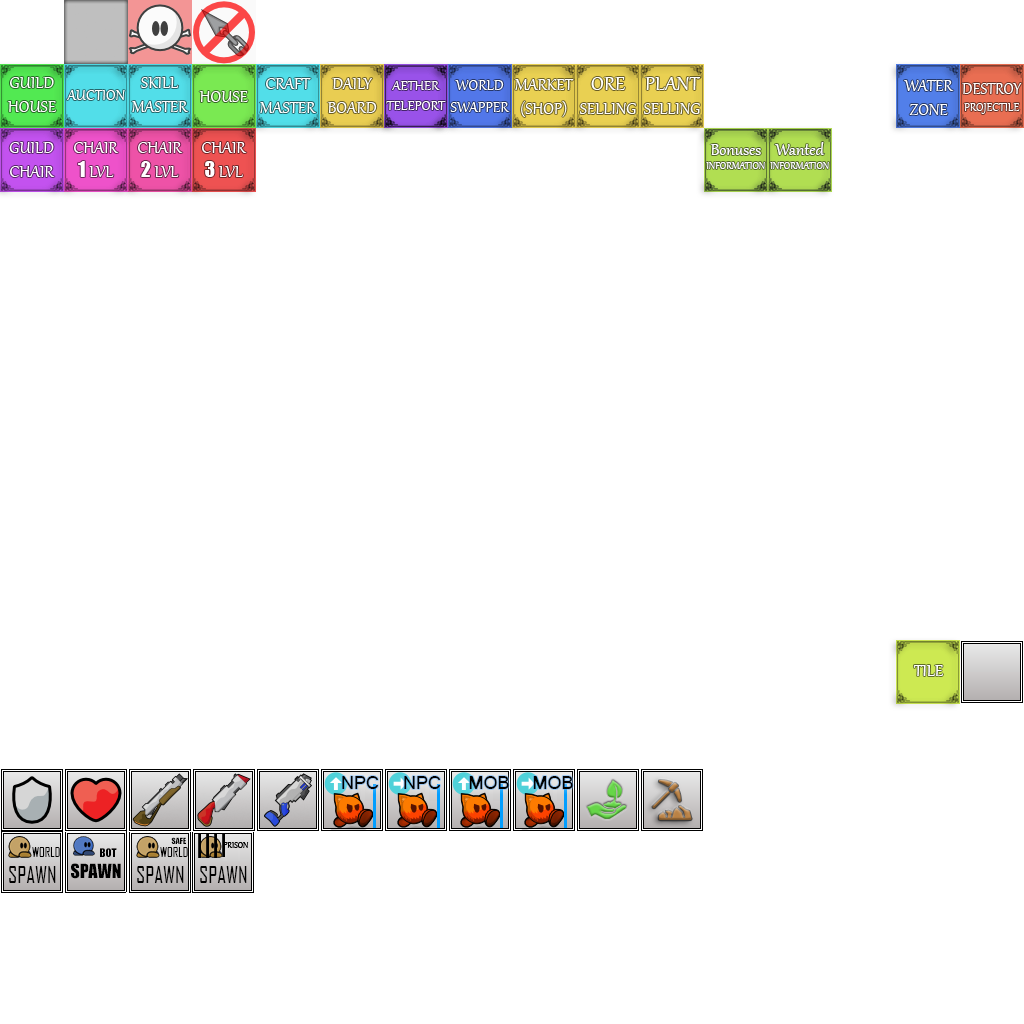
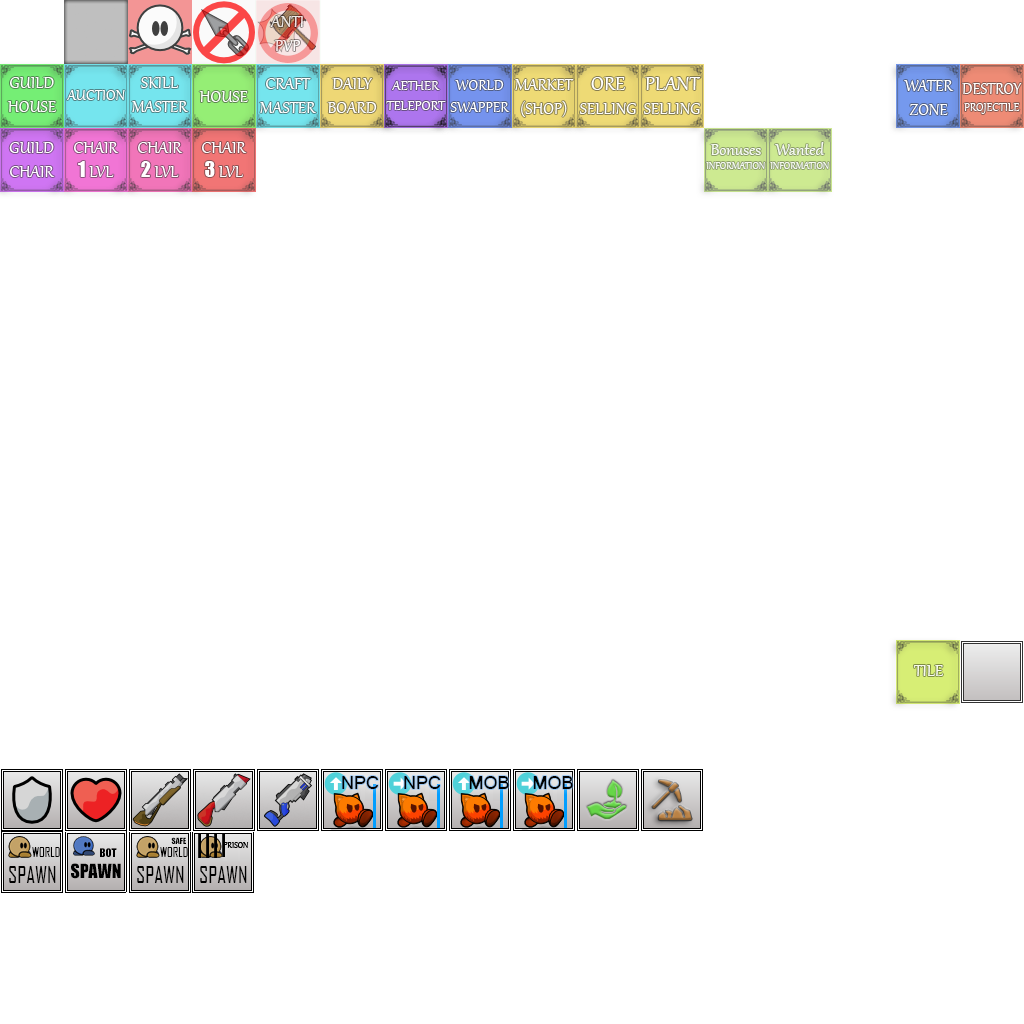
Two versions of the same layered image (1024x1024). Layer-by-layer changes:
added layer "Tile_T" (1st of 2) (80%) above "anti-pvp" over (270, 16, 303, 51)
added layer "anti-pvp" above "Simple-Fancy-Frame" over (255, 0, 321, 64)
"Simple-Fancy-Frame": opacity 100% → 80% over (385, 66, 447, 127)
"ghouse": opacity 100% → 80% over (0, 64, 66, 135)
"auction": opacity 100% → 80% over (56, 64, 130, 135)
"house": opacity 100% → 80% over (184, 61, 258, 135)
"skm": opacity 100% → 80% over (120, 64, 194, 135)
"crm": opacity 100% → 80% over (248, 61, 322, 135)
"db": opacity 100% → 80% over (312, 61, 386, 132)
"at": opacity 100% → 80% over (376, 64, 450, 132)
"market": opacity 100% → 80% over (504, 64, 578, 131)
"sw": opacity 100% → 80% over (440, 64, 514, 132)
"dp": opacity 100% → 80% over (952, 64, 1024, 131)
"wz": opacity 100% → 80% over (892, 64, 962, 131)
"ore_plant_s": opacity 100% → 80% over (568, 64, 706, 135)
"chairs": opacity 100% → 80% over (0, 125, 258, 195)
"Группа 1" (1st of 2): opacity 100% → 80% over (760, 127, 832, 197)
"BonusesInfo_T" (1st of 2, in "Группа 1"): opacity 100% → 80% over (770, 142, 829, 169)
"BonusesInfo" (1st of 2, in "Группа 1"): opacity 100% → 80% over (760, 127, 832, 197)
"Группа 1" (2nd of 2): opacity 100% → 80% over (696, 125, 770, 197)
"BonusesInfo_T" (2nd of 2, in "Группа 1"): opacity 100% → 80% over (706, 144, 765, 169)
"BonusesInfo" (2nd of 2, in "Группа 1"): opacity 100% → 80% over (696, 125, 770, 197)
"Tile": opacity 100% → 80% over (892, 640, 962, 707)
"Entity": opacity 100% → 80% over (961, 641, 1023, 703)
…and 1 more changes (1 opacity)
